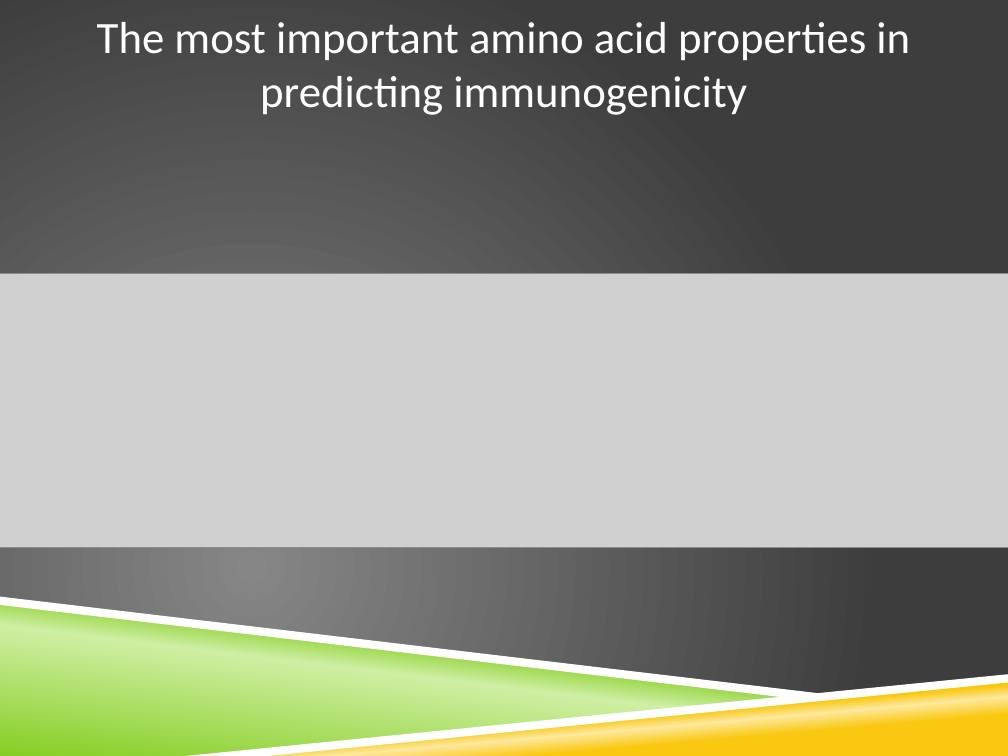
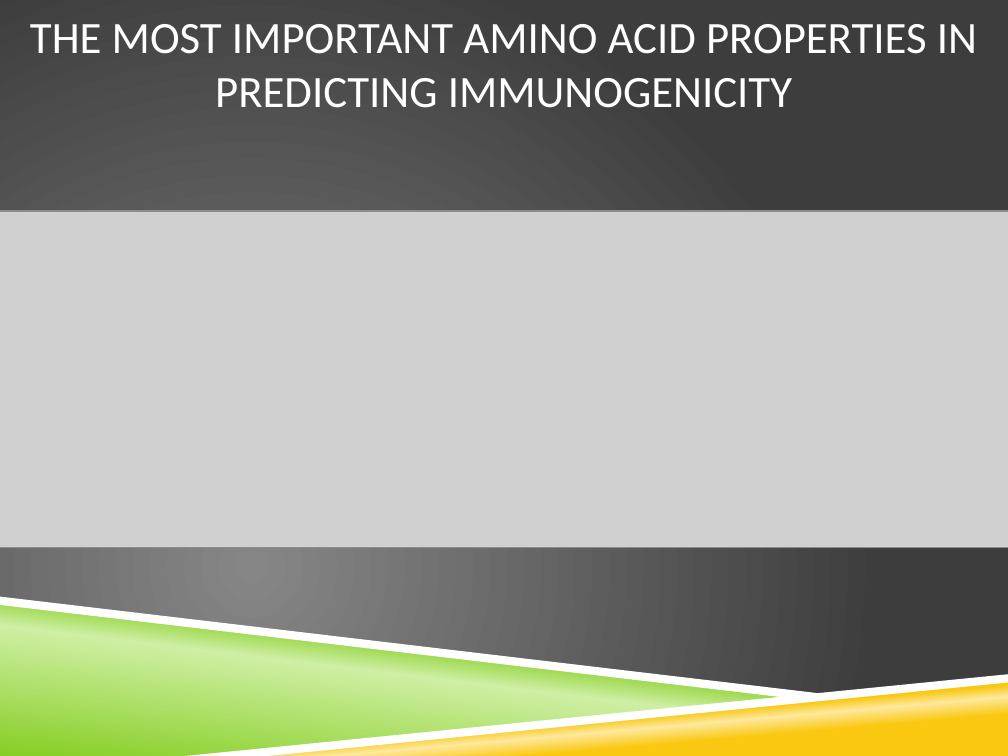
Before and after one commit to andretadeu/jhu-immuno, a slide deck: slide 5 of JHUIimmunoFINAL.pptx. Drawn at 1008x756 pixels with LibreOffice and Linux fonts; fonts in the diff are those of the drawing; grey boxes stand for pictures; background and template pictures are left out. Boxes give left, top, right and bottom in pixels: in the first picture for what was removed or moved away, otherwise in the second. Text is boxed around its words. In the diff, an @@ line names an element or a change of style, - is before the commit and + after.

Commit message:
Made minor changes to our final presentation.

```diff
--- a/JHUIimmunoFINAL.pptx
+++ b/JHUIimmunoFINAL.pptx
@@ text at [30,24,977,108]: text changed @@
-The most important amino acid properties in predicting immunogenicity
+THE MOST IMPORTANT AMINO ACID PROPERTIES IN PREDICTING IMMUNOGENICITY
@@ picture: place and size @@
-picture at [0,274,1008,548]
+picture at [0,211,1008,547]
```
Also in this commit, not shown: 2 other slides changed.
